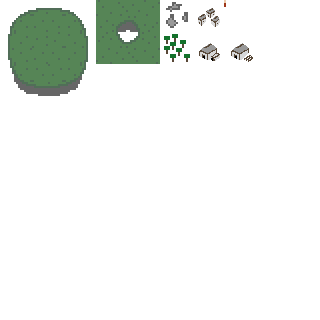
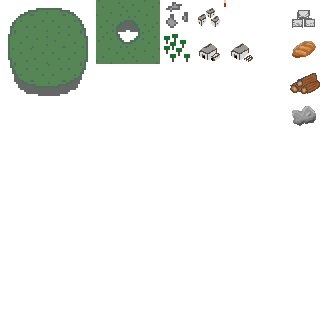
Before/after of a 320x320 layered artwork. What changed in the layer stack:
added layer "res bread copy #1" above "res bread copy" over [292, 106, 316, 126]
added layer "res bread copy" above "res bread" over [290, 73, 320, 94]
added layer "res bread" above "res stone" over [292, 41, 316, 58]
added layer "res stone" above "house copy" over [292, 10, 315, 28]
